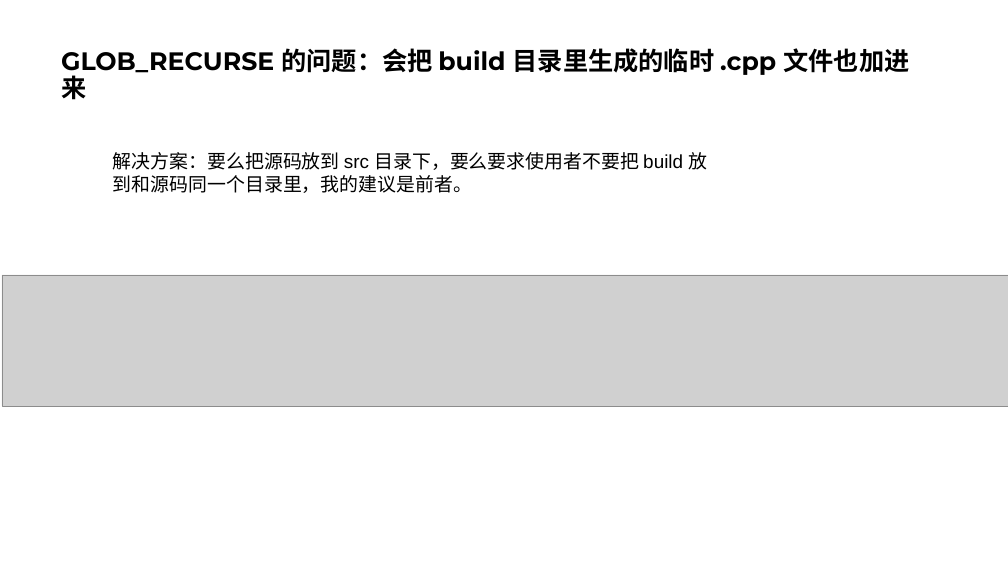
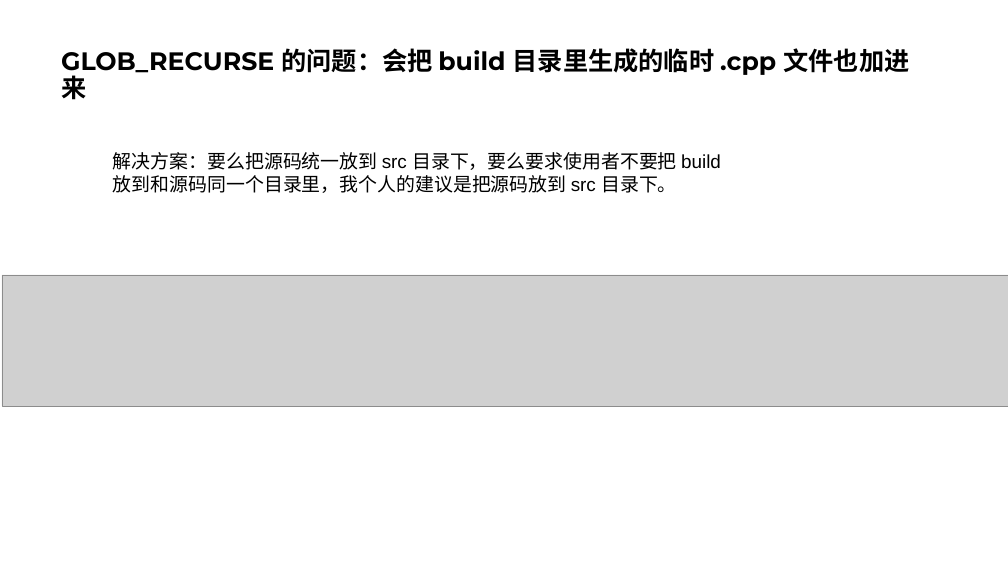
Before and after one commit to parallel101/course, a slide deck: slide 17 of 11/slides.pptx (slide 16 before the commit). Drawn at 1008x567 pixels with LibreOffice and Linux fonts; fonts in the diff are those of the drawing; grey boxes stand for pictures. Boxes give left, top, right and bottom in pixels: in the first picture for what was removed or moved away, otherwise in the second. Text is boxed around its words. In the diff, an @@ line names an element or a change of style, - is before the commit and + after.

```diff
--- a/11/slides.pptx
+++ b/11/slides.pptx
@@ text at (113,152,721,193): text changed @@
-解决方案：要么把源码放到 src 目录下，要么要求使用者不要把 build 放到和源码同一个目录里，我的建议是前者。
+解决方案：要么把源码统一放到 src 目录下，要么要求使用者不要把 build 放到和源码同一个目录里，我个人的建议是把源码放到 src 目录下。
```
Also in this commit, not shown: 8 other slides changed, 19 slides added, 2 slides removed, 19 other files.
